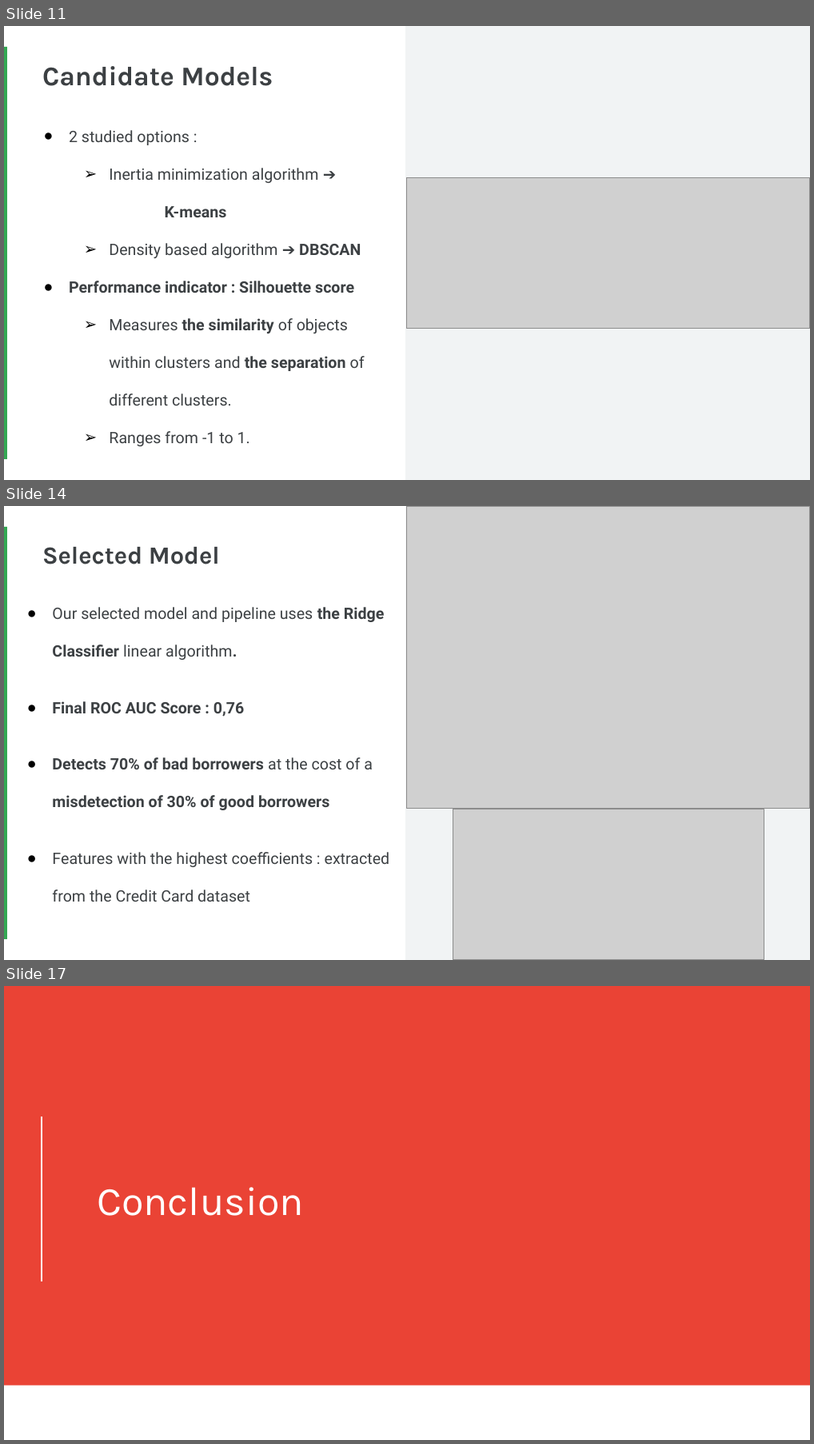
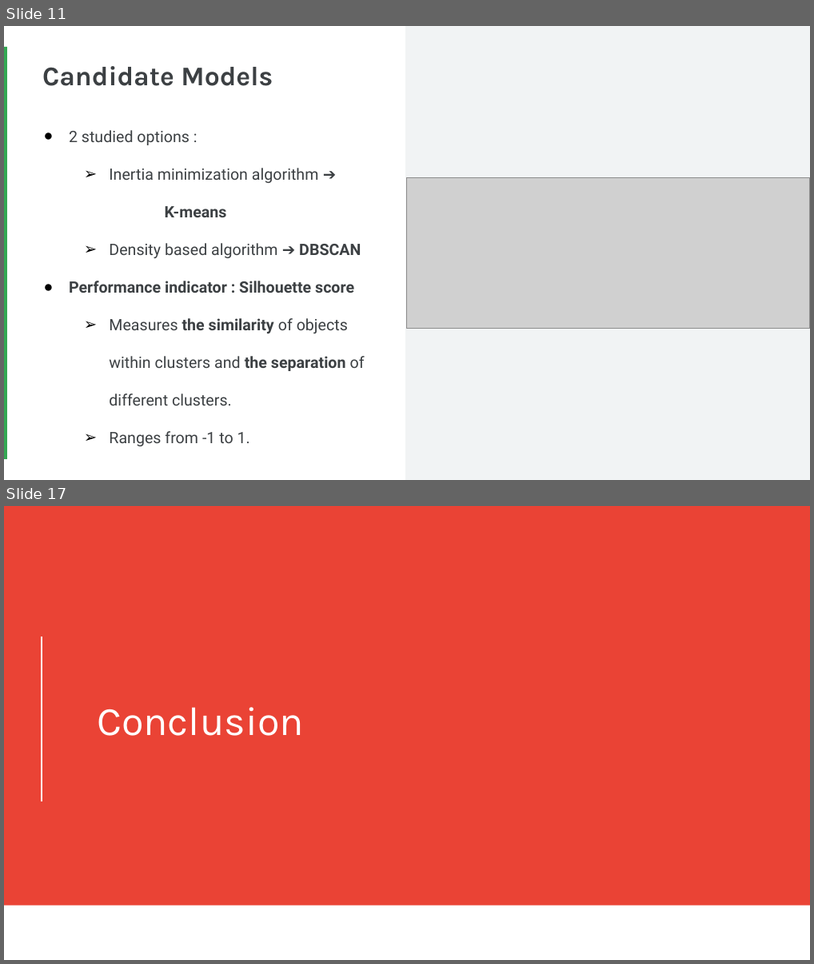
Before and after one commit to Faskill/E-Commerce-Customer-Segmentation, a slide deck: P5_02_Presentation.pptx. Shown one above the other, each under a label of ours: slides 11, 14 and 17 before the commit, slides 11 and 17 after it; the slides between them are not shown. The pictures are 814x1444 and 814x964 pixels, drawn with LibreOffice and Linux fonts; fonts in the diff are those of the drawing; grey boxes stand for pictures. Boxes give left, top, right and bottom in pixels: in the first picture for what was removed or moved away, otherwise in the second. Text is boxed around its words. In the diff, an @@ line names an element or a change of style, - is before the commit and + after.

Commit message:
Finalized notebook and presentation

```diff
--- a/P5_02_Presentation.pptx
+++ b/P5_02_Presentation.pptx
@@ slide 14 removed at <box>4,506,810,960</box>, background #FFFFFF; not listed: 2 template elements that a slide beside it also shows @@
@@ picture removed at <box>407,506,810,808</box> @@
@@ title removed at <box>42,547,220,564</box> @@
-Selected Model
@@ text removed at <box>52,607,390,901</box> @@
-● Our selected model and pipeline uses the Ridge Classifier linear algorithm.
-● Final ROC AUC Score : 0,76
-● Detects 70% of bad borrowers at the cost of a misdetection of 30% of good borrowers
-● Features with the highest coefficients : extracted from the Credit Card dataset
@@ picture removed at <box>453,809,764,960</box> @@
```
Also in this commit, not shown: 4 slides changed, 2 slides added, 1 other slide removed, 1 other file.
